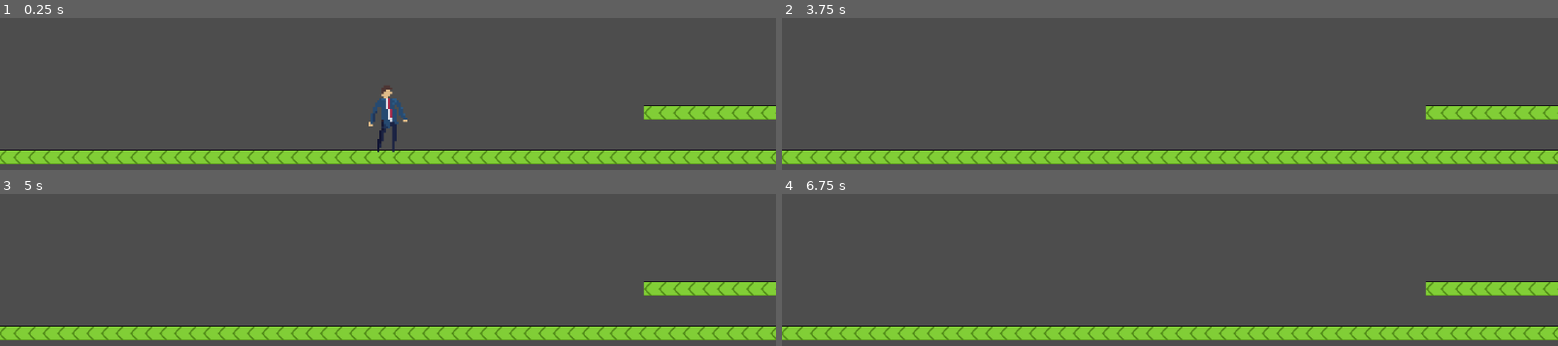
Above: before the commit, frames 1-4 (two rows, left to right).
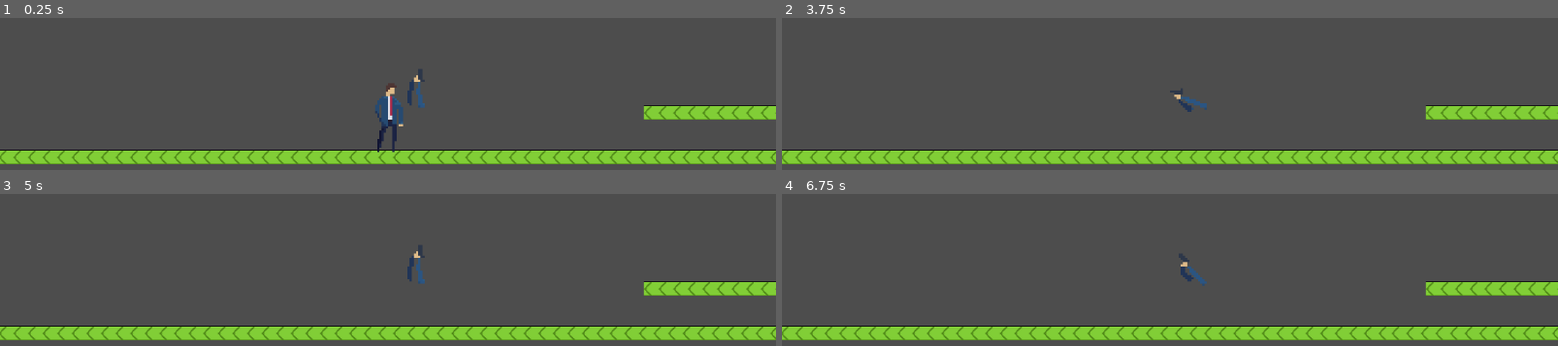
Above: after the commit, the same moments.

Repository: Brook-28/C.L.E.A.N.-game
Game: Godot game, scene res://test.tscn
Two runs of this game, one before a commit and one after it. Both use one fixed random seed, a clock stepped at 60 frames per second and the inputs below.
Inputs (mouse positions are in pixels of both pictures, inside the frame that each line leads up to):
- Up to frame 1 (0.25 s): no input
- Up to frame 2 (3.75 s): tap Enter at 0.5, 2.75 s; move the mouse to (outside the picture) at 0.52 s; hold D (move_right) 0.53-2.03 s; tap Shift (slide) every 0.75 s from 0.6 to 3.6 s; tap Space (jump) at 0.77, 1.52, 2, 3.02, 3.5 s; move the mouse to (outside the picture) at 1.27 s; move the mouse to (outside the picture) at 2.02 s; hold A (move_left) 2.03-2.78 s; move the mouse to (1131, 86) at 2.77 s; hold D (move_right) from 2.78 s (still down); move the mouse to (1402, 60) at 3.52 s
- Up to frame 3 (5 s): tap Space (jump) at 3.77, 4.52 s; tap Enter at 4.25 s; move the mouse to (outside the picture) at 4.27 s; release D (move_right) at 4.28 s; hold A (move_left) from 4.28 s (still down); tap Shift (slide) at 4.35 s
- Up to frame 4 (6.75 s): tap Space (jump) at 5, 6.02 s; move the mouse to (outside the picture) at 5.02 s; release A (move_left) at 5.03 s; hold D (move_right) 5.03-5.78 s; tap Shift (slide) at 5.1, 5.85, 6.6 s; move the mouse to (outside the picture) at 5.77 s; hold A (move_left) from 5.78 s (still down); move the mouse to (outside the picture) at 6.52 s

The runs differ from the first frame. In frame 1, 0.6% of the frame differs, in the area x 47-55%, y 33-73%; in frame 2, 0.2%; in frame 3, 0.2%; in frame 4, 0.2%.

Commit message:
working on revolver

Diff:
--- a/c.l.e.a.n/player.tscn
+++ b/c.l.e.a.n/player.tscn
@@ -121,12 +121,12 @@
 [node name="LowerBody" type="AnimatedSprite2D" parent="." unique_id=815531095]
 texture_filter = 1
 sprite_frames = SubResource("SpriteFrames_4flbx")
-animation = &"slide_transition"
+animation = &"standing"
 
 [node name="UpperBody" type="AnimatedSprite2D" parent="." unique_id=561156482]
 texture_filter = 1
 sprite_frames = SubResource("SpriteFrames_sweqy")
-animation = &"slide_transition"
+animation = &"standing"
 
 [node name="StandingCollision" type="CollisionShape2D" parent="." unique_id=1678625928]
 shape = SubResource("CapsuleShape2D_onrkg")
--- /dev/null
+++ b/c.l.e.a.n/revolver.gd
@@ -0,0 +1,36 @@
+extends Weapon
+
+
+@onready var sprite = $AnimatedSprite2D
+var mouse_pos: Vector2
+var angle
+
+func _process(_delta: float) -> void:
+	mouse_pos = get_global_mouse_position()
+	angle = rad_to_deg(global_position.direction_to(mouse_pos).angle())
+	print(angle)
+	weapon_direction()
+
+func weapon_direction():
+	if angle < -78.75:
+		sprite.play("up_up")
+	elif angle < - 56.25:
+		sprite.play("up_high")
+	elif angle < -33.75:
+		sprite.play("up_middle")
+	elif angle < -11.25:
+		sprite.play("up_low")
+	elif angle < 11.25:
+		sprite.play("straight")
+	elif angle < 33.75:
+		sprite.play("down_high")
+	elif angle < 56.25:
+		sprite.play("down_low")
+	else:
+		sprite.play("down_down")
+
+		pass
+	if mouse_pos.x < position.x:
+		sprite.flip_h = 1
+	else:
+		sprite.flip_h = -1
--- /dev/null
+++ b/c.l.e.a.n/revolver.tscn
@@ -0,0 +1,89 @@
+[gd_scene format=3 uid="uid://bj2ravctki4u8"]
+
+[ext_resource type="Script" uid="uid://bf5ve6bvgahui" path="res://revolver.gd" id="1_wulko"]
+[ext_resource type="Texture2D" uid="uid://i4buufm4rq8s" path="res://assets/player/art/weapons/revolver/John_revolver_down.png" id="2_whf45"]
+[ext_resource type="Texture2D" uid="uid://bgnjj6xko7xgi" path="res://assets/player/art/weapons/revolver/John_revolver_down_diaganal_high.png" id="3_yha7w"]
+[ext_resource type="Texture2D" uid="uid://cjs55l8nkm6db" path="res://assets/player/art/weapons/revolver/John_revolver_down_diaganal_low.png" id="4_c4m6c"]
+[ext_resource type="Texture2D" uid="uid://cfb1q66cnxps1" path="res://assets/player/art/weapons/revolver/John_revolver_straight.png" id="5_4icyu"]
+[ext_resource type="Texture2D" uid="uid://ccnvtrko624sf" path="res://assets/player/art/weapons/revolver/John_revolver_up_diaganal_high.png" id="6_ftidg"]
+[ext_resource type="Texture2D" uid="uid://cdrfxddkq5qh" path="res://assets/player/art/weapons/revolver/John_revolver_up_diaganal_low.png" id="7_4jhvw"]
+[ext_resource type="Texture2D" uid="uid://dhvjdgxyv6y84" path="res://assets/player/art/weapons/revolver/John_revolver_up_diaganal_mid.png" id="8_v1vv7"]
+[ext_resource type="Texture2D" uid="uid://db37nsd3vwwnk" path="res://assets/player/art/weapons/revolver/John_revolver_up.png" id="9_2c2cu"]
+
+[sub_resource type="SpriteFrames" id="SpriteFrames_wulko"]
+animations = [{
+"frames": [{
+"duration": 1.0,
+"texture": ExtResource("2_whf45")
+}],
+"loop": true,
+"name": &"down_down",
+"speed": 5.0
+}, {
+"frames": [{
+"duration": 1.0,
+"texture": ExtResource("3_yha7w")
+}],
+"loop": true,
+"name": &"down_high",
+"speed": 5.0
+}, {
+"frames": [{
+"duration": 1.0,
+"texture": ExtResource("4_c4m6c")
+}],
+"loop": true,
+"name": &"down_low",
+"speed": 5.0
+}, {
+"frames": [{
+"duration": 1.0,
+"texture": ExtResource("5_4icyu")
+}],
+"loop": true,
+"name": &"straight",
+"speed": 5.0
+}, {
+"frames": [{
+"duration": 1.0,
+"texture": ExtResource("6_ftidg")
+}],
+"loop": true,
+"name": &"up_high",
+"speed": 5.0
+}, {
+"frames": [{
+"duration": 1.0,
+"texture": ExtResource("7_4jhvw")
+}],
+"loop": true,
+"name": &"up_low",
+"speed": 5.0
+}, {
+"frames": [{
+"duration": 1.0,
+"texture": ExtResource("8_v1vv7")
+}],
+"loop": true,
+"name": &"up_middle",
+"speed": 5.0
+}, {
+"frames": [{
+"duration": 1.0,
+"texture": ExtResource("9_2c2cu")
+}],
+"loop": true,
+"name": &"up_up",
+"speed": 5.0
+}]
+
+[node name="revolver" type="Node2D" unique_id=420264989]
+position = Vector2(145, 110)
+scale = Vector2(3, 3)
+script = ExtResource("1_wulko")
+metadata/_edit_group_ = true
+
+[node name="AnimatedSprite2D" type="AnimatedSprite2D" parent="." unique_id=771827536]
+texture_filter = 1
+sprite_frames = SubResource("SpriteFrames_wulko")
+animation = &"straight"
--- a/c.l.e.a.n/test.tscn
+++ b/c.l.e.a.n/test.tscn
@@ -2,6 +2,7 @@
 
 [ext_resource type="PackedScene" uid="uid://dmcu4n2qos4rc" path="res://player.tscn" id="1_8uh7m"]
 [ext_resource type="Texture2D" uid="uid://klphntelesbb" path="res://assets/temporary_assets/grass.png" id="1_37kl0"]
+[ext_resource type="PackedScene" uid="uid://bj2ravctki4u8" path="res://revolver.tscn" id="3_6uqi0"]
 
 [sub_resource type="RectangleShape2D" id="RectangleShape2D_8uh7m"]
 size = Vector2(1161, 20)
@@ -36,3 +37,6 @@
 
 [node name="player" parent="." unique_id=428859002 instance=ExtResource("1_8uh7m")]
 position = Vector2(543, 553)
+
+[node name="revolver" parent="." unique_id=420264989 instance=ExtResource("3_6uqi0")]
+position = Vector2(561, 531)
--- /dev/null
+++ b/c.l.e.a.n/weapon.gd
@@ -0,0 +1,8 @@
+class_name Weapon
+extends Node2D
+
+func _process(_delta: float) -> void:
+	pass
+
+func fire():
+	pass
Binary file added: c.l.e.a.n/assets/player/art/weapons/revolver/John_revolver_down.png
Not shown, added: c.l.e.a.n/assets/player/art/weapons/revolver/John_revolver_down.png.import
Binary file added: c.l.e.a.n/assets/player/art/weapons/revolver/John_revolver_down_diaganal_high.png
Not shown, added: c.l.e.a.n/assets/player/art/weapons/revolver/John_revolver_down_diaganal_high.png.import
Binary file added: c.l.e.a.n/assets/player/art/weapons/revolver/John_revolver_down_diaganal_low.png
Not shown, added: c.l.e.a.n/assets/player/art/weapons/revolver/John_revolver_down_diaganal_low.png.import
Binary file added: c.l.e.a.n/assets/player/art/weapons/revolver/John_revolver_straight.png
Not shown, added: c.l.e.a.n/assets/player/art/weapons/revolver/John_revolver_straight.png.import
Binary file added: c.l.e.a.n/assets/player/art/weapons/revolver/John_revolver_up.png
Not shown, added: c.l.e.a.n/assets/player/art/weapons/revolver/John_revolver_up.png.import
Binary file added: c.l.e.a.n/assets/player/art/weapons/revolver/John_revolver_up_diaganal_high.png
Not shown, added: c.l.e.a.n/assets/player/art/weapons/revolver/John_revolver_up_diaganal_high.png.import
(and 6 more such lines)
